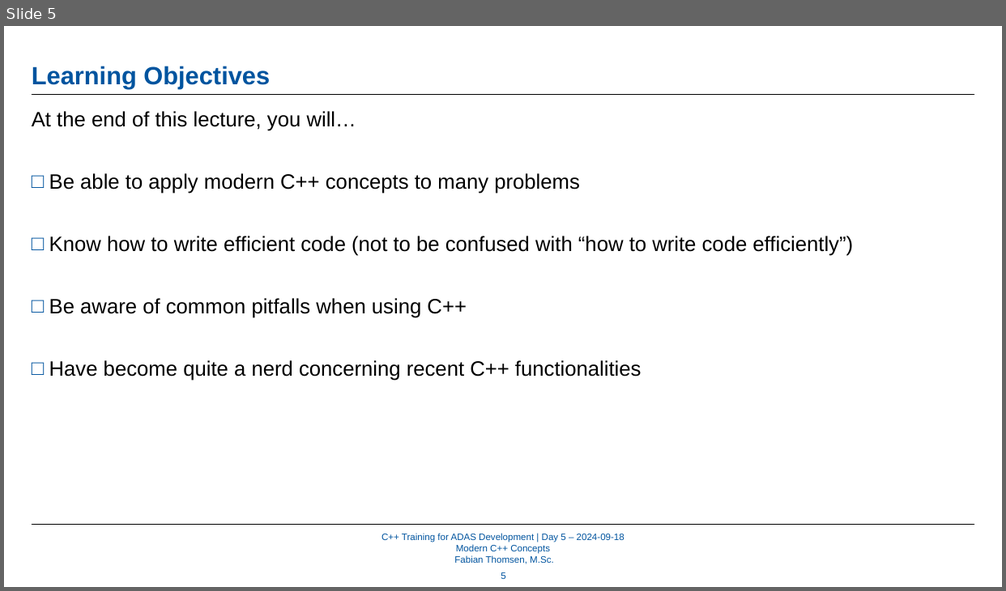
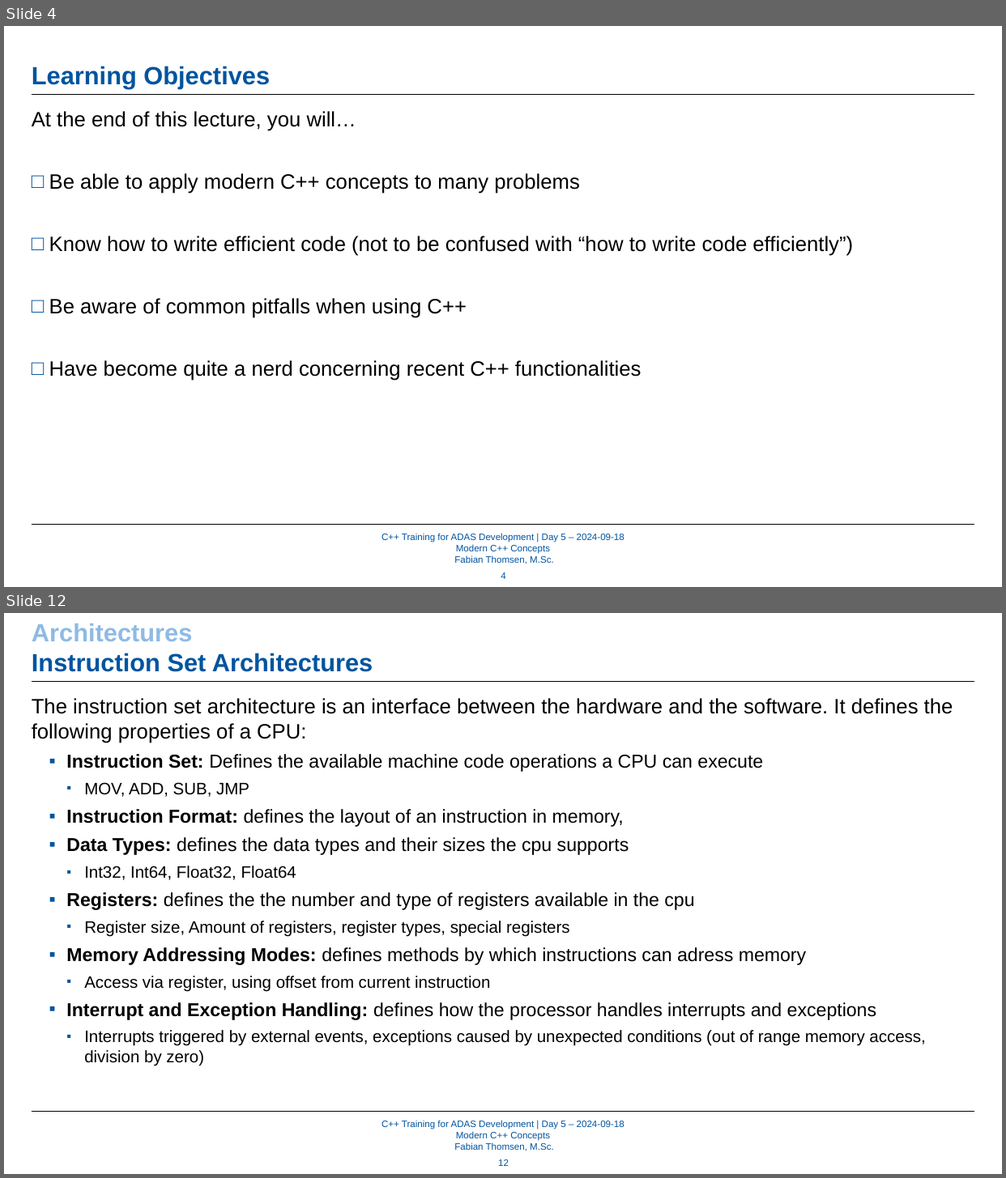
Before and after one commit to WhR4Ven/Diss_Dokument, a slide deck: Vortrag/05_ModernCPPConcepts_Part1 - Kopie.pptx. Shown one above the other, each under a label of ours: slide 5 before the commit, slides 4 and 12 after it; the slides between them are not shown. The pictures are 1006x591 and 1006x1178 pixels, drawn with LibreOffice and Linux fonts; fonts in the diff are those of the drawing; background and template pictures are left out. Boxes give left, top, right and bottom in pixels: in the first picture for what was removed or moved away, otherwise in the second. Text is boxed around its words. In the diff, an @@ line names an element or a change of style, - is before the commit and + after.

```diff
--- a/Vortrag/05_ModernCPPConcepts_Part1 - Kopie.pptx
+++ b/Vortrag/05_ModernCPPConcepts_Part1 - Kopie.pptx
@@ slide 12 added at (4, 613, 1002, 1174), background #FFFFFF; not listed: 3 template elements that a slide beside it also shows @@
@@ text added at (32, 624, 373, 672), 24 pt, text #00549F, bold @@
+Architectures
+Instruction Set Architectures
@@ text added at (32, 698, 953, 1067), 18 pt, text #000000 @@
+The instruction set architecture is an interface between the hardware and the software. It defines the following properties of a CPU:
+  ▪ Instruction Set: Defines the available machine code operations a CPU can execute
+    ▪ MOV, ADD, SUB, JMP
+  ▪ Instruction Format: defines the layout of an instruction in memory,
+  ▪ Data Types: defines the data types and their sizes the cpu supports
+    ▪ Int32, Int64, Float32, Float64
+  ▪ Registers: defines the the number and type of registers available in the cpu
+    ▪ Register size, Amount of registers, register types, special registers
+  ▪ Memory Addressing Modes: defines methods by which instructions can adress memory
+    ▪ Access via register, using offset from current instruction
+  ▪ Interrupt and Exception Handling: defines how the processor handles interrupts and exceptions
+    ▪ Interrupts triggered by external events, exceptions caused by unexpected conditions (out of range memory access, division by zero)
@@ page number added at (498, 1160, 509, 1166), 9 pt, text #00549F @@
+12
@@ what was slide 5 is now slide 4 @@
@@ page number at (501, 573, 505, 579): text changed @@
-5
+4
```
Also in this commit, not shown: 4 slides changed, 64 other slides added, 5 slides removed, 13 other files.
